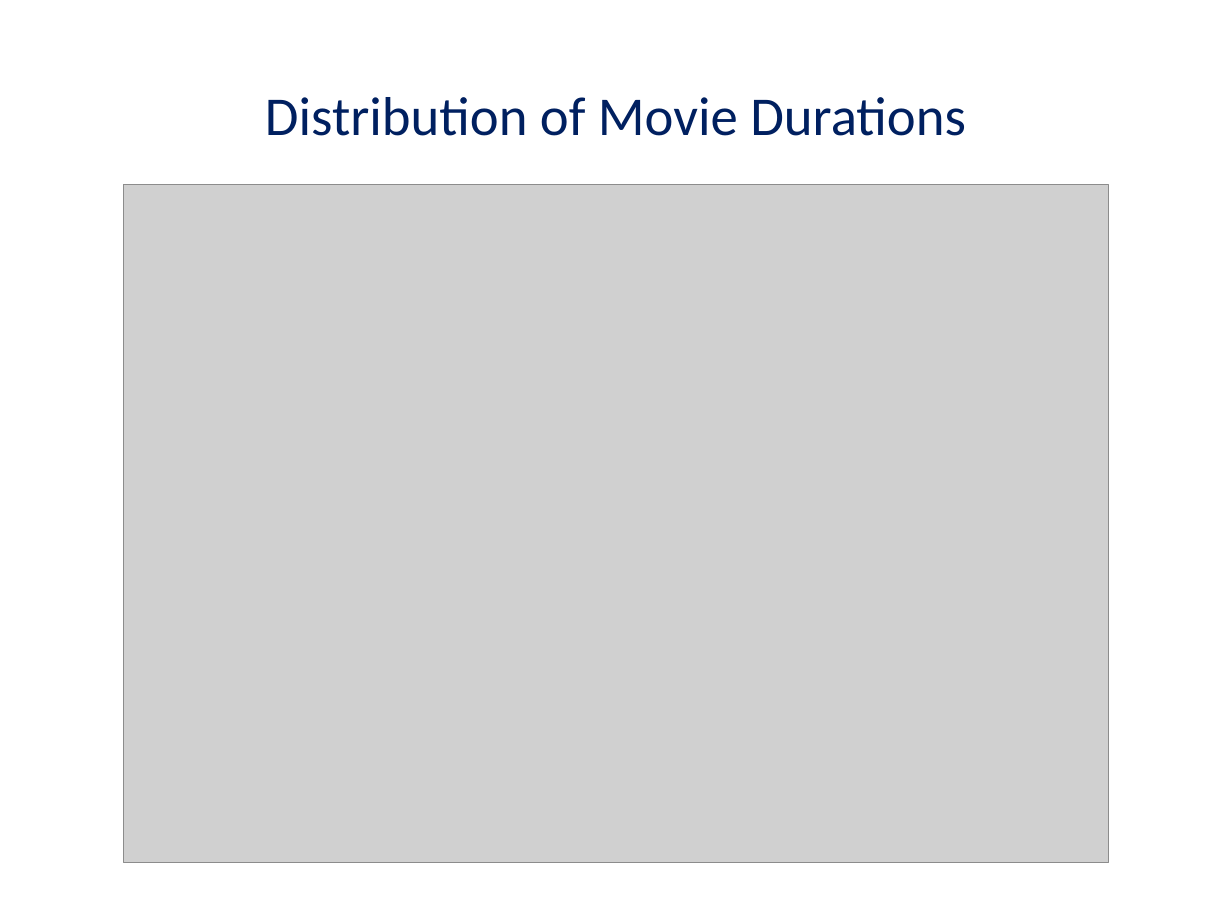
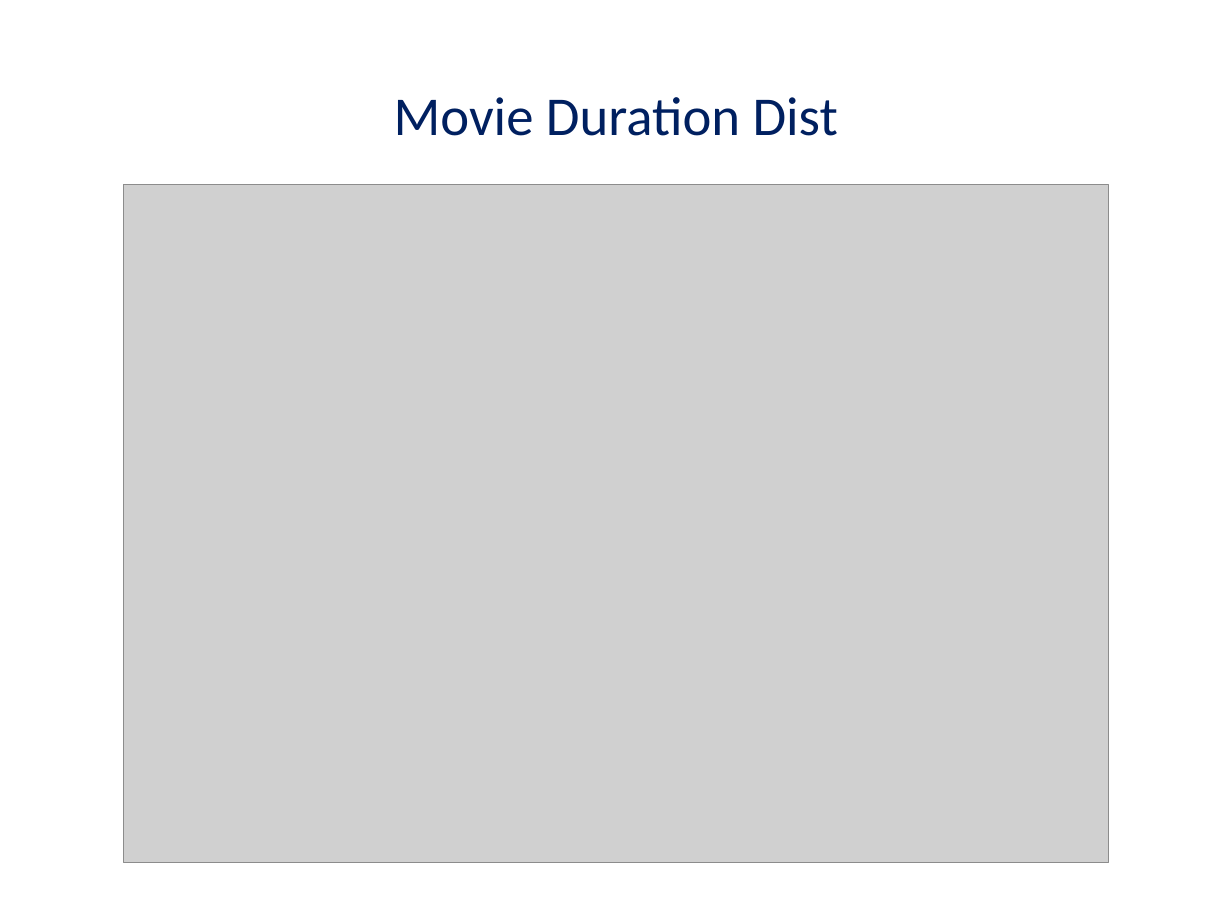
Before and after one commit to gpenessot/Automate-Presentation-Creation-with-Python, a slide deck: slide 6 of Netflix_Content_Analysis.pptx. Drawn at 1232x924 pixels with LibreOffice and Linux fonts; fonts in the diff are those of the drawing; grey boxes stand for pictures. Boxes give left, top, right and bottom in pixels: in the first picture for what was removed or moved away, otherwise in the second. Text is boxed around its words. In the diff, an @@ line names an element or a change of style, - is before the commit and + after.

```diff
--- a/Netflix_Content_Analysis.pptx
+++ b/Netflix_Content_Analysis.pptx
@@ title at [394, 97, 838, 136]: text changed @@
-Distribution of Movie Durations
+Movie Duration Dist
```
Also in this commit, not shown: 4 other slides changed, 2 slides added, 2 slides removed, 11 other files.
